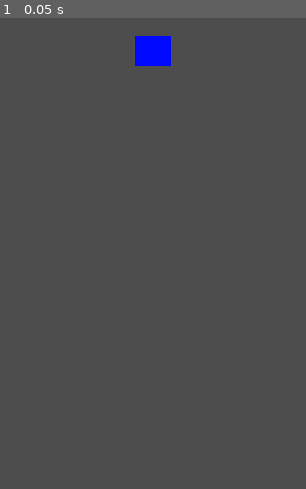
Above: before the commit, frame 1.
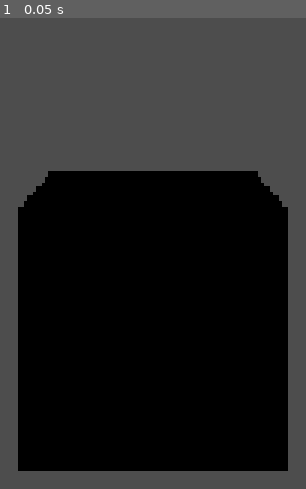
Above: after the commit, the same moment.

Repository: cjratcliff/hellebore
Game: Godot game, scene res://levels/main.tscn
Same seed, same stepped clock (60 frames per second), same inputs: the game is played once before the commit and once after it.
Inputs:
- Up to frame 1 (0.05 s): no input

The runs differ from the first frame. In frame 1, 56% of the frame differs, in the area x 5-95%, y 3-97%.

Commit message:
3D

Diff:
--- a/hellebore/actors/player/player.tscn
+++ b/hellebore/actors/player/player.tscn
@@ -1,8 +1,6 @@
-[gd_scene format=3 uid="uid://bpl20jx02jq1h"]
+[gd_scene format=3 uid="uid://d4adphfqgeb4w"]
 
-[ext_resource type="Texture2D" uid="uid://qq82r3a6e6jg" path="res://actors/player/player.png" id="1_nvxhs"]
+[node name="Player" type="CharacterBody3D" unique_id=1873314653]
 
-[node name="Player" type="Node2D" unique_id=259804024]
-
-[node name="Sprite2D" type="Sprite2D" parent="." unique_id=1898108991]
-texture = ExtResource("1_nvxhs")
+[node name="Camera3D" type="Camera3D" parent="." unique_id=1987355446]
+transform = Transform3D(1, 0, 0, 0, 1, 0, 0, 0, 1, 0, 1.0926452, 0)
--- a/hellebore/levels/main.tscn
+++ b/hellebore/levels/main.tscn
@@ -1,9 +1,13 @@
 [gd_scene format=3 uid="uid://qqlvl0rd6yr2"]
 
-[ext_resource type="PackedScene" uid="uid://bpl20jx02jq1h" path="res://actors/player/player.tscn" id="1_2262g"]
+[ext_resource type="PackedScene" uid="uid://d4adphfqgeb4w" path="res://actors/player/player.tscn" id="1_2262g"]
 
-[node name="Main" type="Node2D" unique_id=2091069614]
+[sub_resource type="BoxMesh" id="BoxMesh_rybk0"]
 
-[node name="Camera2D" type="Camera2D" parent="." unique_id=1118446224]
+[node name="Node3D" type="Node3D" unique_id=2018712568]
 
-[node name="Player" parent="." unique_id=259804024 instance=ExtResource("1_2262g")]
+[node name="Player" parent="." unique_id=1873314653 instance=ExtResource("1_2262g")]
+
+[node name="MeshInstance3D" type="MeshInstance3D" parent="." unique_id=51833535]
+transform = Transform3D(1, 0, 0, 0, 1, 0, 0, 0, 1, 0, 0, -3.8262997)
+mesh = SubResource("BoxMesh_rybk0")
Binary file removed: hellebore/actors/player/player.png
Not shown, removed: hellebore/actors/player/player.png.import
Not shown, changed: hellebore-docs/Similar games.md
